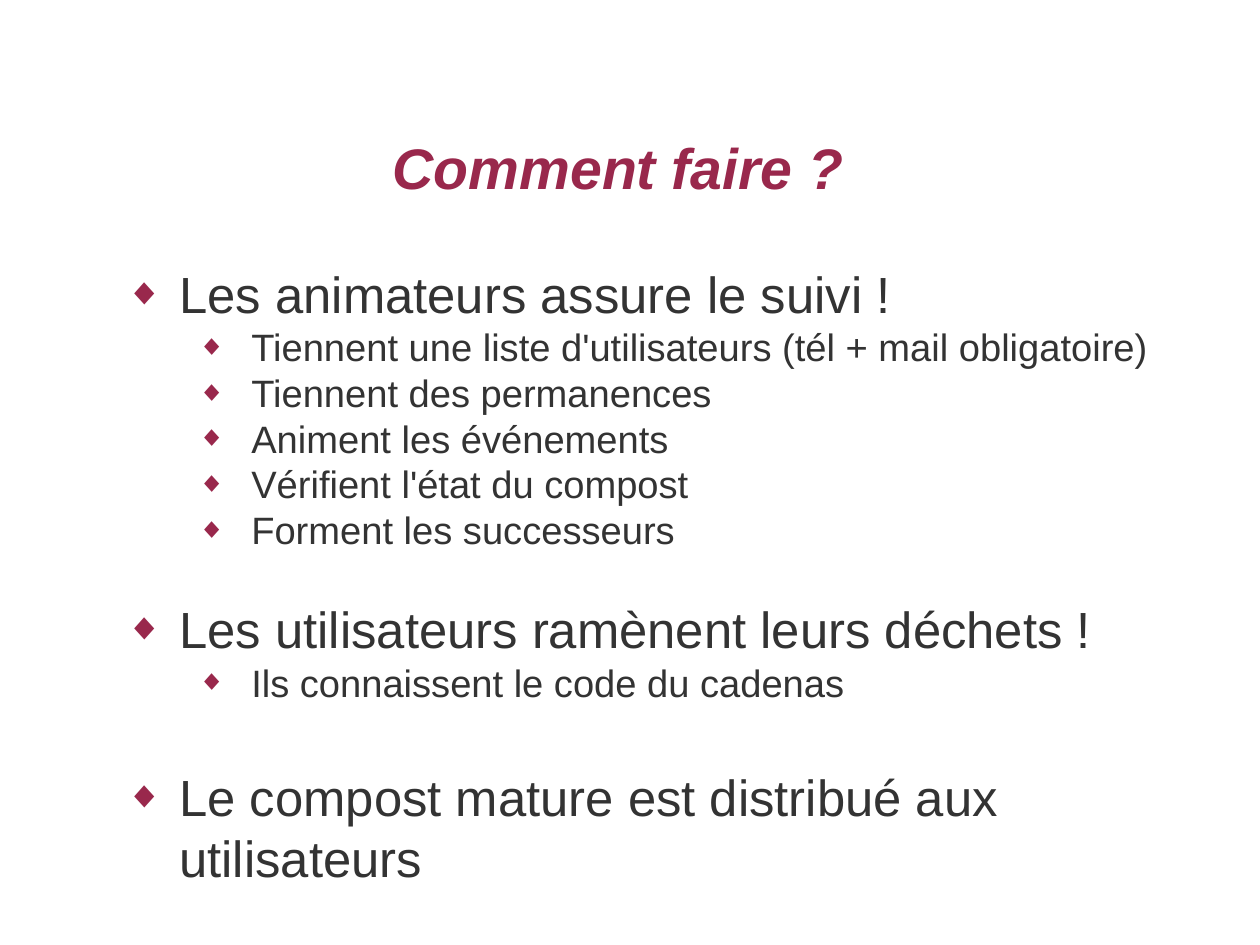
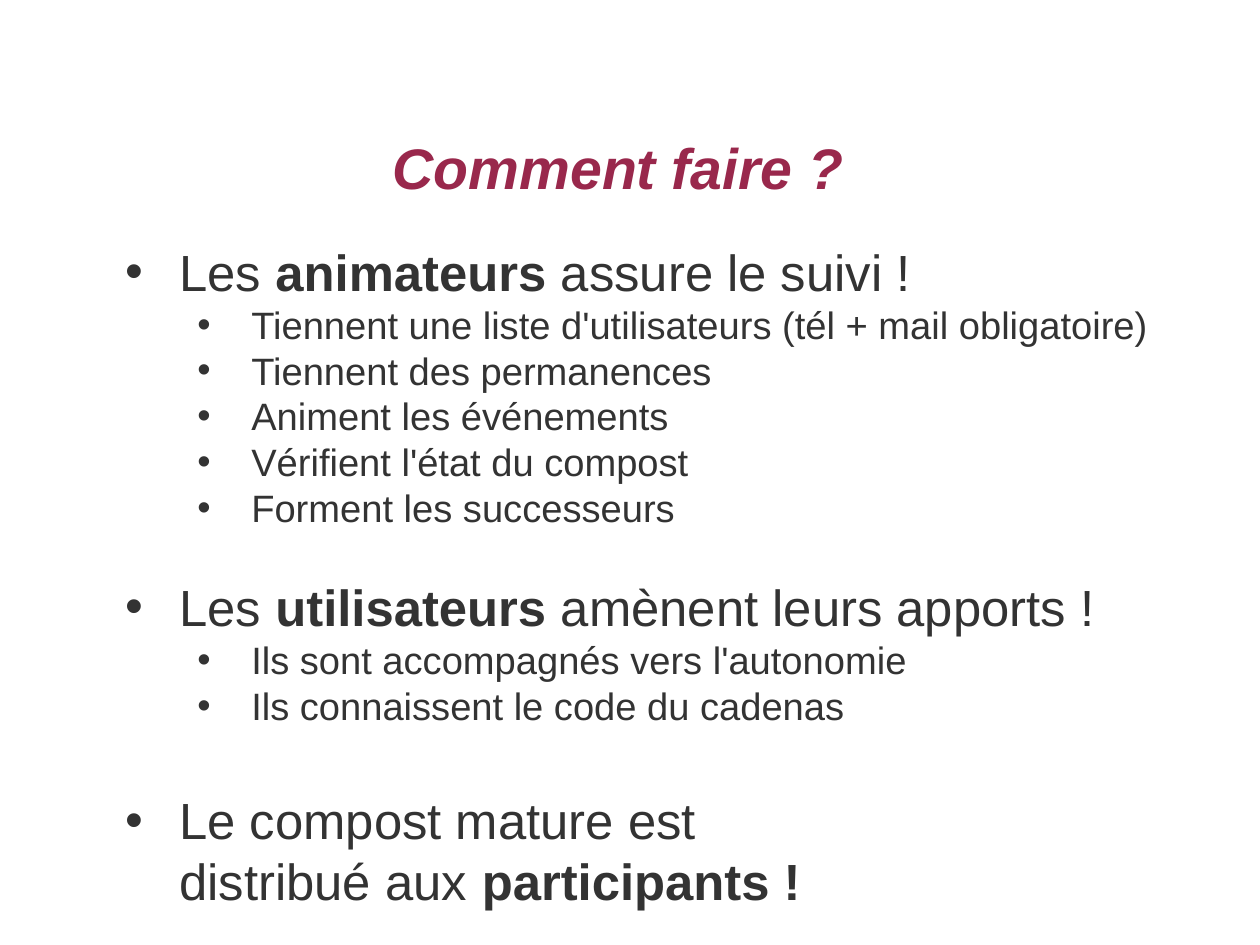
Before and after one commit to vatinvin/jardinciteaubry, a slide deck: slide 6 of assets/documents/2020-02-27 - AG jardin cité aubry - Compost.odp. Drawn at 1260x945 pixels with LibreOffice and Linux fonts; fonts in the diff are those of the drawing; background and template pictures are left out. Boxes give left, top, right and bottom in pixels: in the first picture for what was removed or moved away, otherwise in the second. Text is boxed around its words. In the diff, an @@ line names an element or a change of style, - is before the commit and + after.

```diff
--- a/assets/documents/2020-02-27 - AG jardin cité aubry - Compost.odp
+++ b/assets/documents/2020-02-27 - AG jardin cité aubry - Compost.odp
@@ text "Les animateurs assure le suivi ...": place and size @@
-text "Les animateurs assure le suivi ..." at [179,276,1147,878]
+text "Les animateurs assure le suivi ..." at [179,254,1147,850]
@@ text at [179,254,1147,721]: bold on in "animateurs"; bullet ◆ to • @@
@@ text at [179,588,1066,682]: text changed @@
-◆ Les utilisateurs ramènent leurs déchets !
+• Les utilisateurs amènent leurs apports !
+    • Ils sont accompagnés vers l'autonomie
@@ text at [179,804,696,850]: text changed @@
-◆ Le compost mature est distribué aux utilisateurs
+• Le compost mature est
+  distribué aux participants !
```
Also in this commit, not shown: 8 other slides changed, 2 slides added, 1 slide removed.
